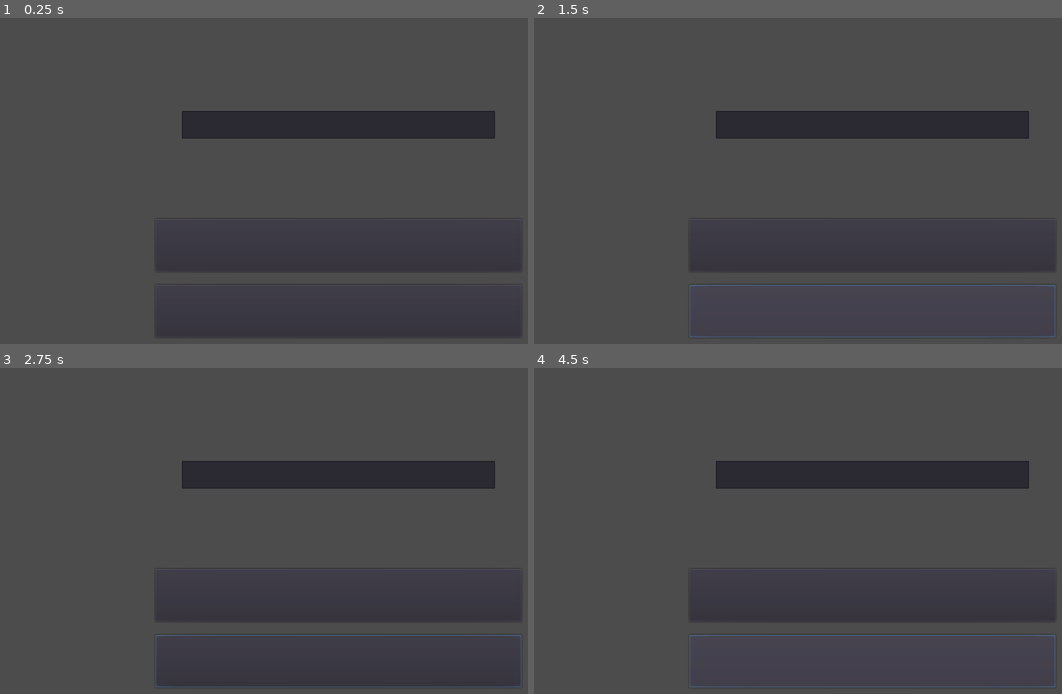
Above: before the commit, frames 1-4 (two rows, left to right).
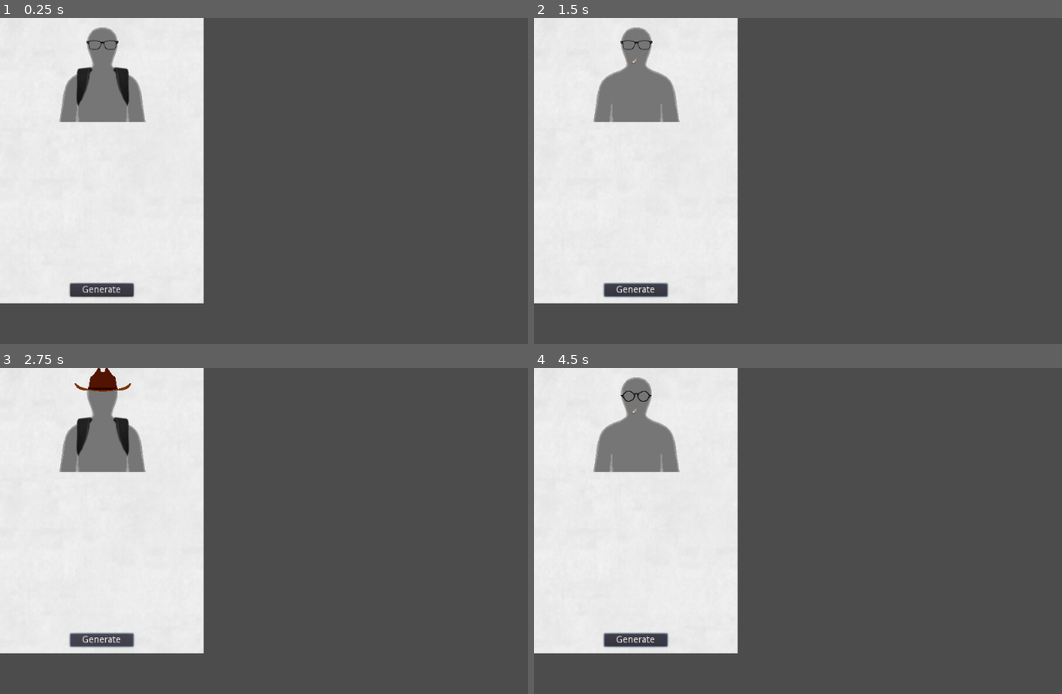
Above: after the commit, the same moments.

Repository: MichaelRRyan/GGJ2021-Rumours
Game: Godot game, scene res://Scenes/Card.tscn
Same seed, same stepped clock (60 frames per second), same inputs: the game is played once before the commit and once after it. Before the commit the project starts from res://Scenes/TitleScreen.tscn.
Inputs (mouse positions are in pixels of both pictures, inside the frame that each line leads up to):
- Up to frame 1 (0.25 s): no input
- Up to frame 2 (1.5 s): click (634, 288) at 0.5 s, where only the run after the commit has a clickable "Generate"; click (871, 311) at 1.25 s, where only the run before the commit has a clickable "Create Game"
- Up to frame 3 (2.75 s): click (100, 638) at 2 s, where only the run after the commit has a clickable "Generate"
- Up to frame 4 (4.5 s): click (871, 661) at 2.75 s, where only the run before the commit has a clickable "Create Game"; click (634, 638) at 3.5 s, where only the run after the commit has a clickable "Generate"; click (871, 661) at 4.25 s, where only the run before the commit has a clickable "Create Game"

The runs differ from the first frame. In frame 1, 38% of the frame differs, in the area x 0-96%, y 0-98%; in frame 2, 39%; in frame 3, 38%; in frame 4, 39%, in the area x 0-99%, y 0-98%.

Commit message:
Merged master onto branch

Diff:
--- a/project.godot
+++ b/project.godot
@@ -16,14 +16,19 @@
 [application]
 
 config/name="Rumours"
-run/main_scene="res://Scenes/TitleScreen.tscn"
-config/icon="res://assets/images/paper.png"
+run/main_scene="res://Scenes/Card.tscn"
 
 [autoload]
 
 CharacterData="*res://scripts/CharacterData.gd"
+InfoData="*res://scripts/InfoData.gd"
 Server="*res://scripts/Server.gd"
 GameData="*res://scripts/GameData.gd"
+
+[display]
+
+window/stretch/mode="viewport"
+window/stretch/aspect="expand"
 
 [rendering]
 
